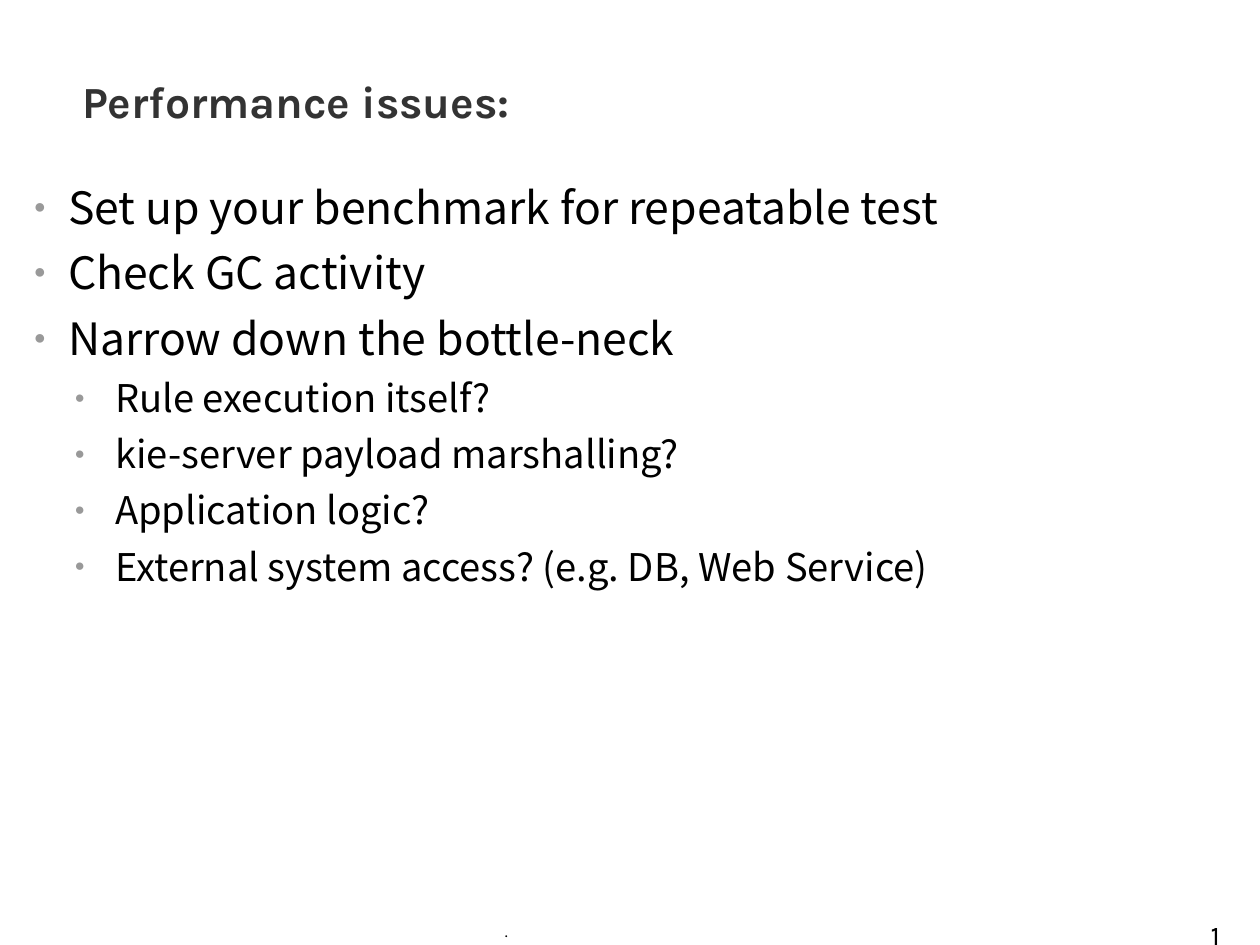
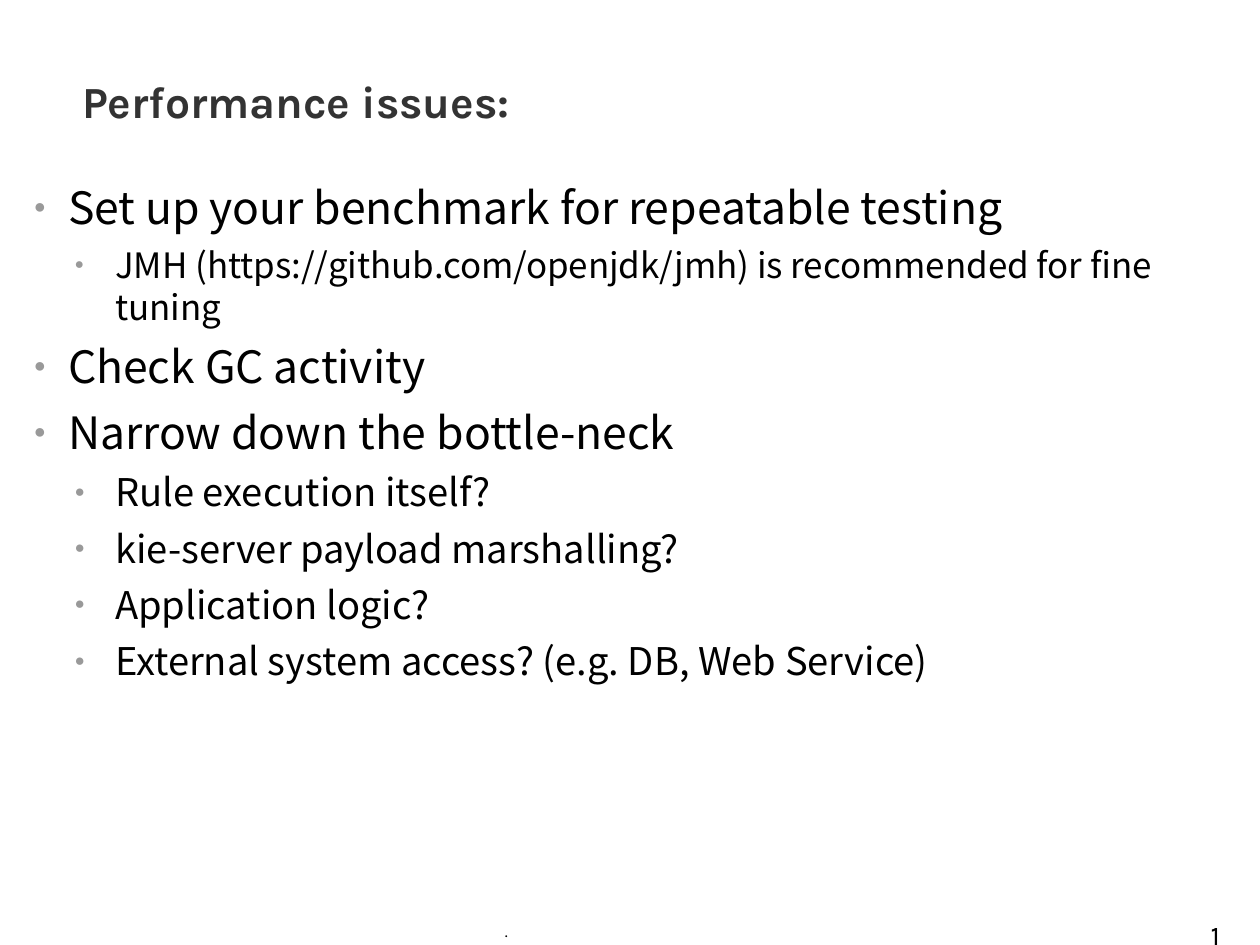
Before and after one commit to tkobayas/kie-live, a slide deck: slide 15 of 2021_Drools_trouble_shooting.odp (slide 16 before the commit). Drawn at 1260x945 pixels with LibreOffice and Linux fonts; fonts in the diff are those of the drawing; background and template pictures are left out. Boxes give left, top, right and bottom in pixels: in the first picture for what was removed or moved away, otherwise in the second. Text is boxed around its words. In the diff, an @@ line names an element or a change of style, - is before the commit and + after.

```diff
--- a/2021_Drools_trouble_shooting.odp
+++ b/2021_Drools_trouble_shooting.odp
@@ text at bbox=[68, 188, 1151, 329]: text changed; size 28 to 22 pt @@
-● Set up your benchmark for repeatable test
+● Set up your benchmark for repeatable testing
+  ● JMH (https://github.com/openjdk/jmh) is recommended for fine tuning
```
Also in this commit, not shown: 9 other slides changed, 6 slides added, 4 slides removed, 46 other files.
